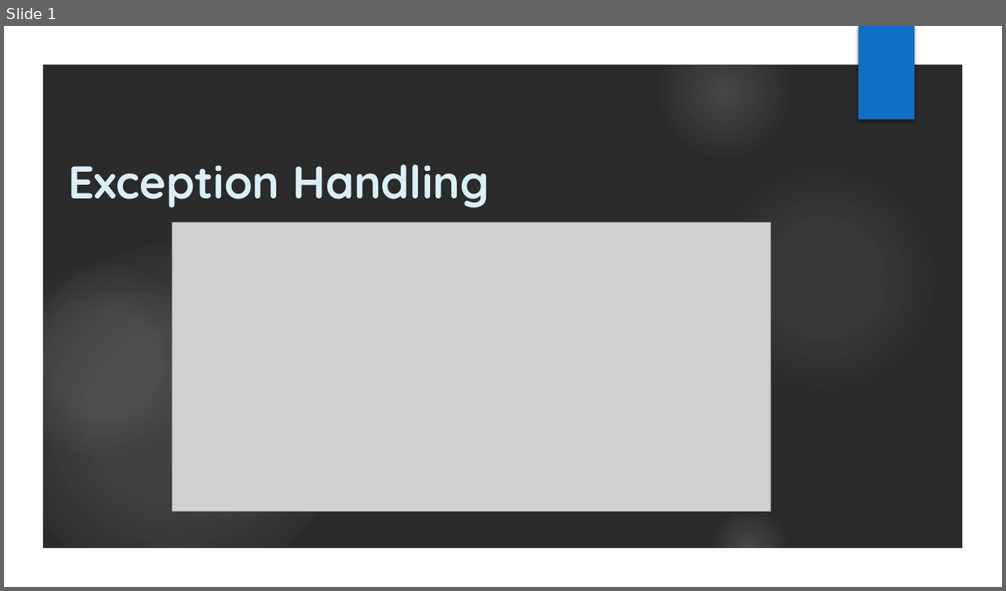
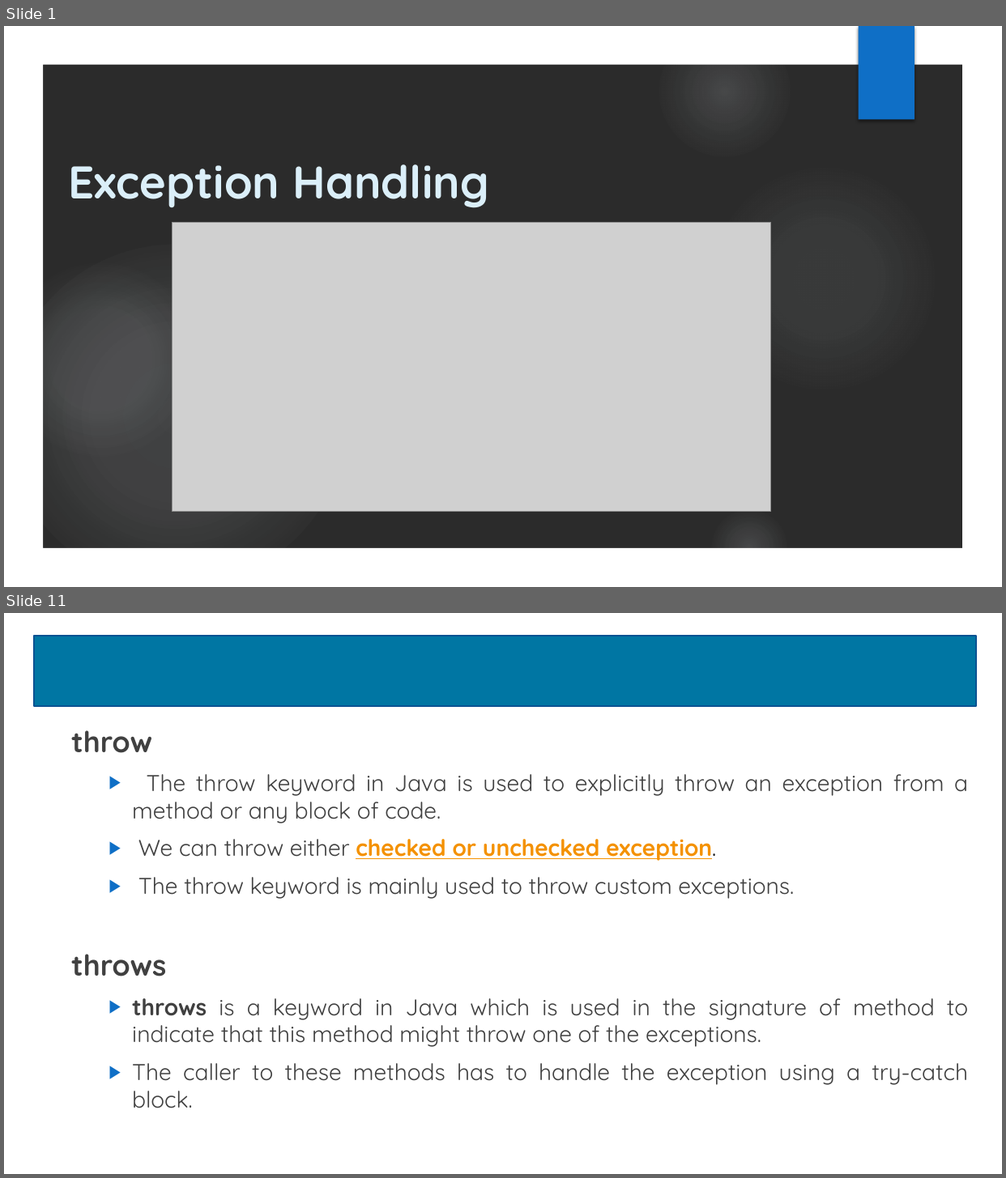
Before and after one commit to Sandesh151994/Core_Java_Notes, a slide deck: Exception_Handling.pptx. Shown one above the other, each under a label of ours: slide 1 before the commit, slides 1 and 11 after it; the slides between them are not shown. The pictures are 1006x591 and 1006x1178 pixels, drawn with LibreOffice and Linux fonts; fonts in the diff are those of the drawing; grey boxes stand for pictures; background and template pictures are left out; a plain dark background stands for a picture behind light text. Boxes give left, top, right and bottom in pixels: in the first picture for what was removed or moved away, otherwise in the second. Text is boxed around its words. In the diff, an @@ line names an element or a change of style, - is before the commit and + after.

Commit message:
Exception Handling commit

```diff
--- a/Exception_Handling.pptx
+++ b/Exception_Handling.pptx
@@ slide 11 added at <box>4,613,1002,1174</box>, background #FFFFFF @@
@@ rectangle added at <box>34,636,976,707</box>, fill #0076A3, outline #0B5292 1.5 pt @@
@@ text added at <box>71,730,968,1109</box>, 22 pt, text #404040 @@
+throw
+  ▶ The throw keyword in Java is used to explicitly throw an exception from a method or any block of code.
+  ▶ We can throw either checked or unchecked exception.
+  ▶ The throw keyword is mainly used to throw custom exceptions.
+throws
+  ▶ throws is a keyword in Java which is used in the signature of method to indicate that this method might throw one of the exceptions.
+  ▶ The caller to these methods has to handle the exception using a try-catch block.
```
Also in this commit, not shown: 1 slide changed, 13 other slides added.
